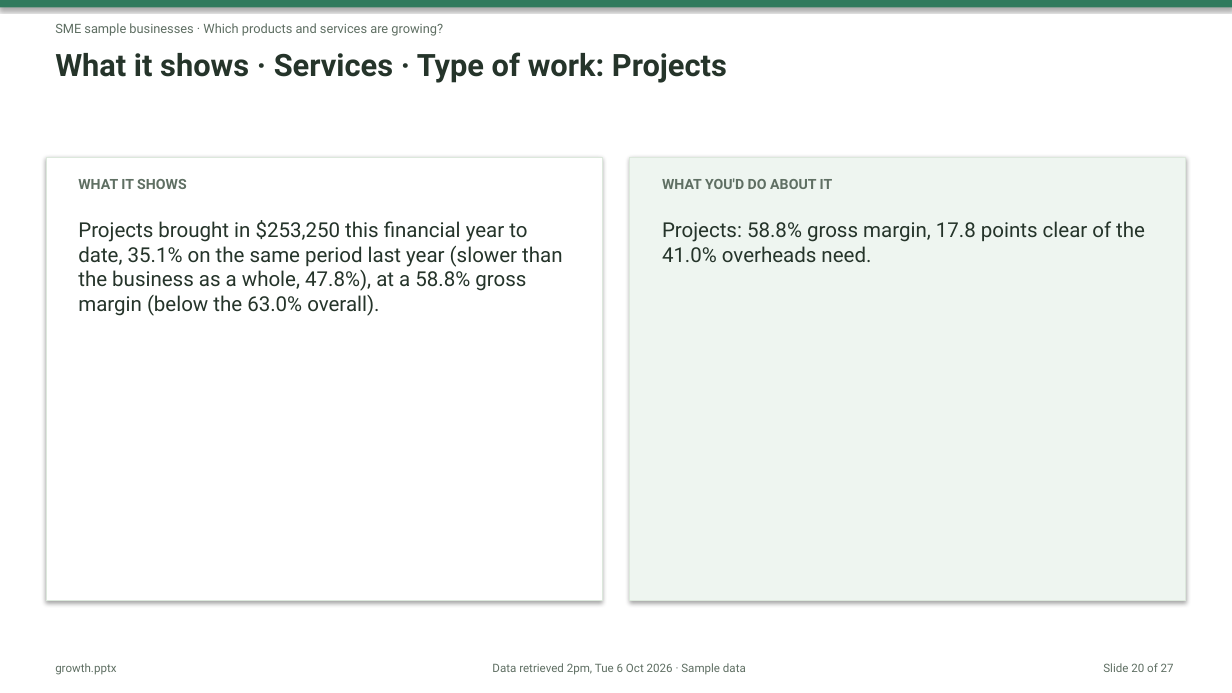
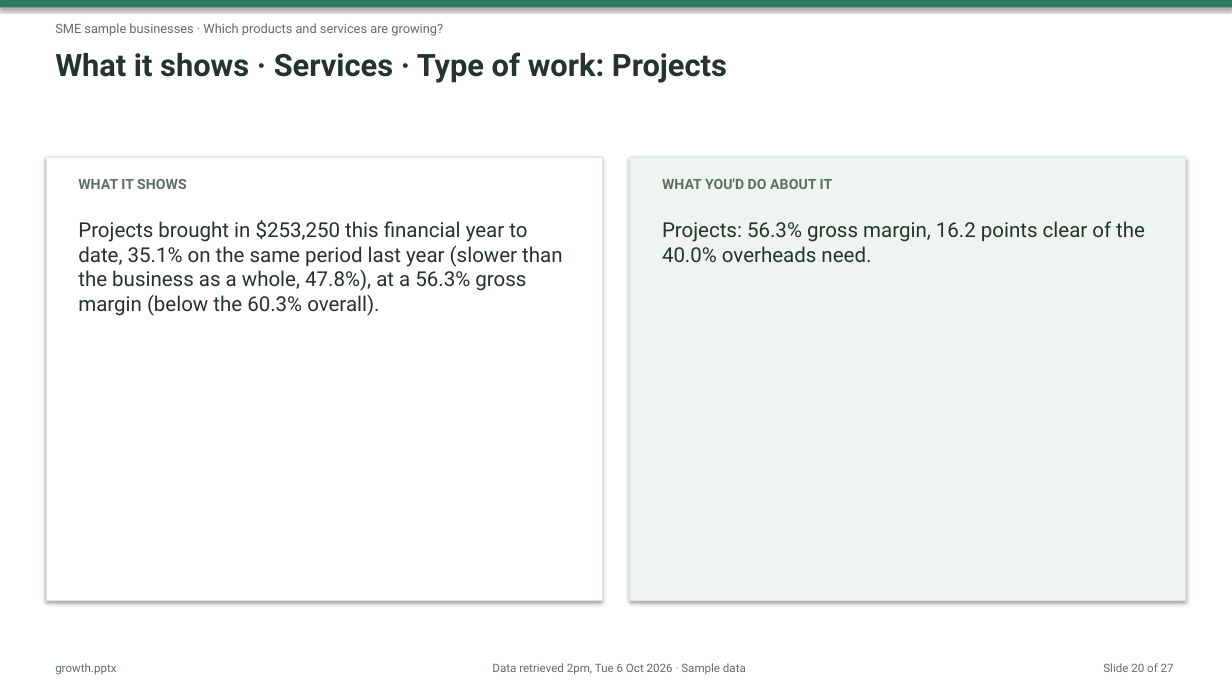
Before and after one commit to nnbooth/3sheets, a slide deck: slide 20 of media/exports/reports/2026-10/growth.pptx. Drawn at 1232x693 pixels with LibreOffice and Linux fonts; fonts in the diff are those of the drawing. Boxes give left, top, right and bottom in pixels: in the first picture for what was removed or moved away, otherwise in the second. Text is boxed around its words. In the diff, an @@ line names an element or a change of style, - is before the commit and + after.

```diff
--- a/media/exports/reports/2026-10/growth.pptx
+++ b/media/exports/reports/2026-10/growth.pptx
@@ text at (x1=78, y1=220, x2=562, y2=316): text changed @@
-Projects brought in $253,250 this financial year to date, 35.1% on the same period last year (slower than the business as a whole, 47.8%), at a 58.8% gross margin (below the 63.0% overall).
+Projects brought in $253,250 this financial year to date, 35.1% on the same period last year (slower than the business as a whole, 47.8%), at a 56.3% gross margin (below the 60.3% overall).
@@ text at (x1=662, y1=221, x2=1145, y2=262): text changed @@
-Projects: 58.8% gross margin, 17.8 points clear of the 41.0% overheads need.
+Projects: 56.3% gross margin, 16.2 points clear of the 40.0% overheads need.
```
Also in this commit, not shown: 10 other slides changed, 44 other files.
